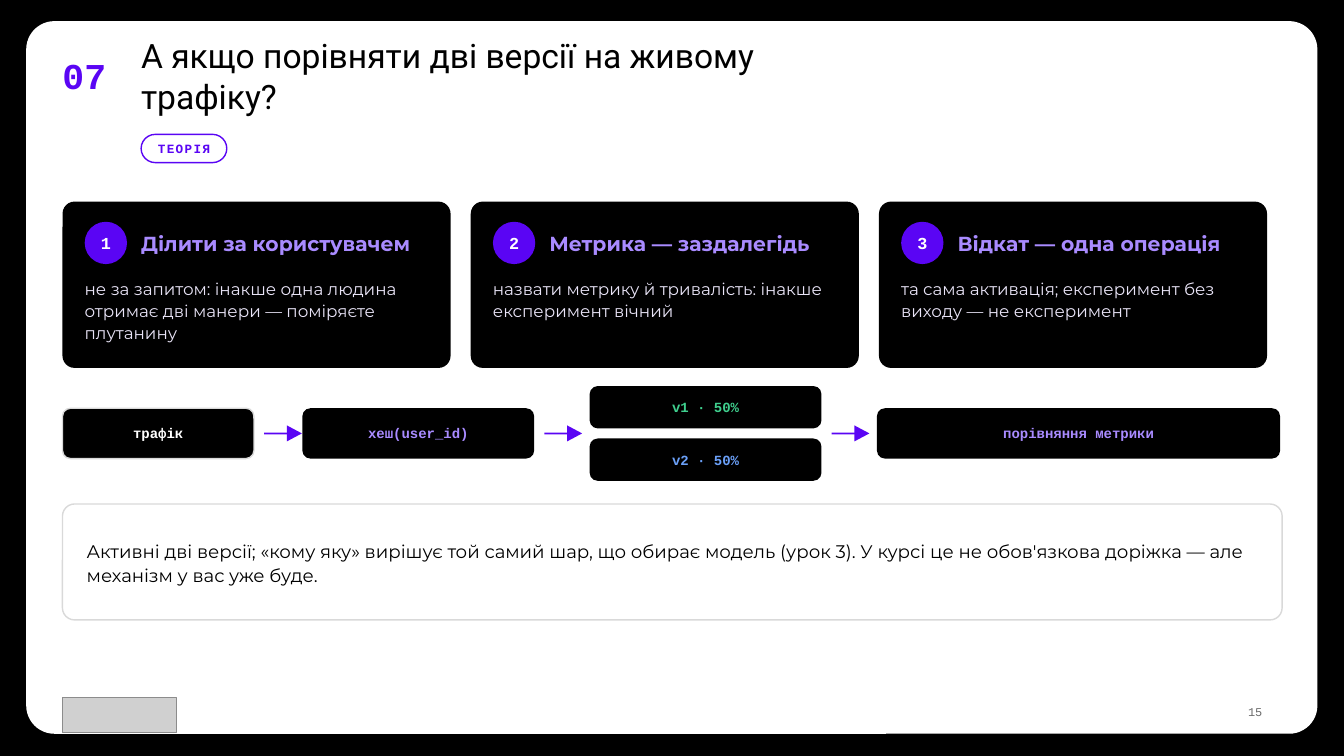
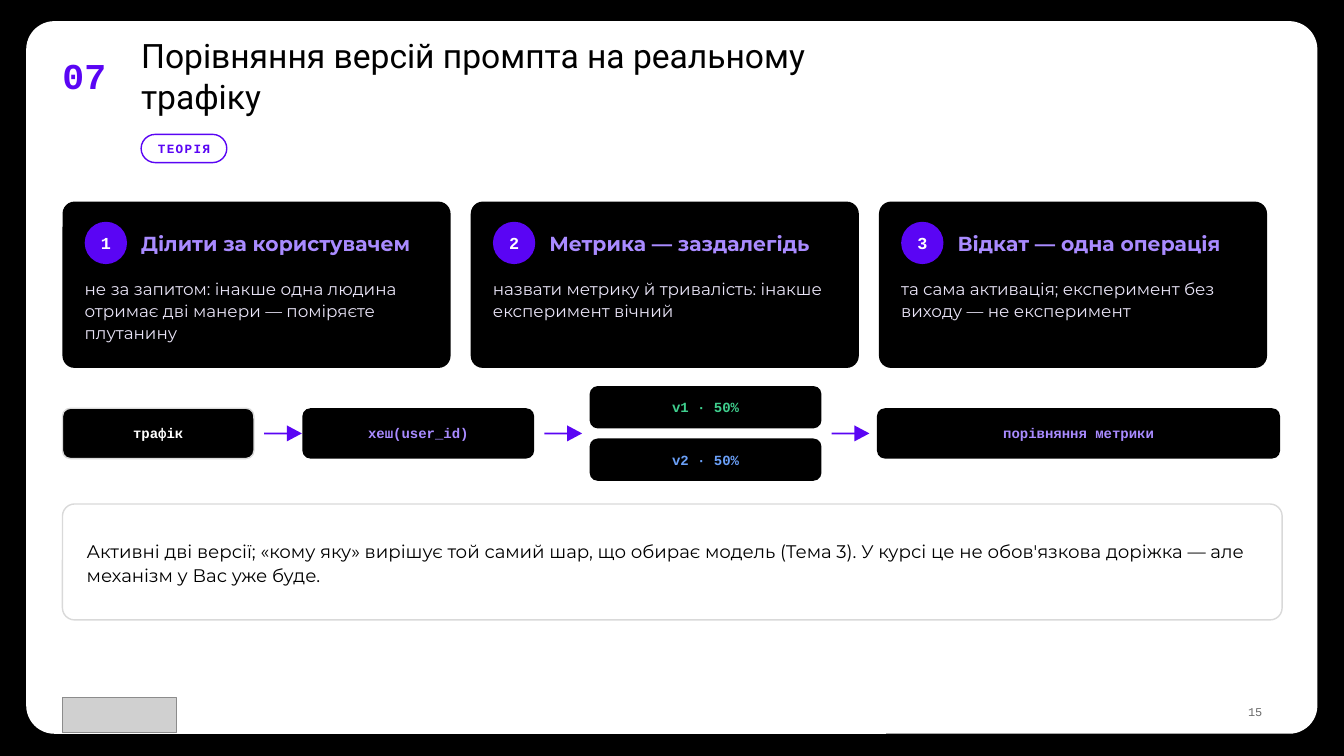
Before and after one commit to TarasFedorenkoFTV/llmops-bootcamp, a slide deck: slide 15 of docs/decks/L02.pptx. Drawn at 1344x756 pixels with LibreOffice and Linux fonts; fonts in the diff are those of the drawing; grey boxes stand for pictures; background and template pictures are left out. Boxes give left, top, right and bottom in pixels: in the first picture for what was removed or moved away, otherwise in the second. Text is boxed around its words. In the diff, an @@ line names an element or a change of style, - is before the commit and + after.

```diff
--- a/docs/decks/L02.pptx
+++ b/docs/decks/L02.pptx
@@ text at (141,43,805,116): text changed @@
-А якщо порівняти дві версії на живому трафіку?
+Порівняння версій промпта на реальному трафіку
@@ text at (87,544,1243,586): text changed @@
-Активні дві версії; «кому яку» вирішує той самий шар, що обирає модель (урок 3). У курсі це не обов'язкова доріжка — але механізм у вас уже буде.
+Активні дві версії; «кому яку» вирішує той самий шар, що обирає модель (Тема 3). У курсі це не обов'язкова доріжка — але механізм у Вас уже буде.
```
Also in this commit, not shown: 22 other slides changed, 50 other files.
